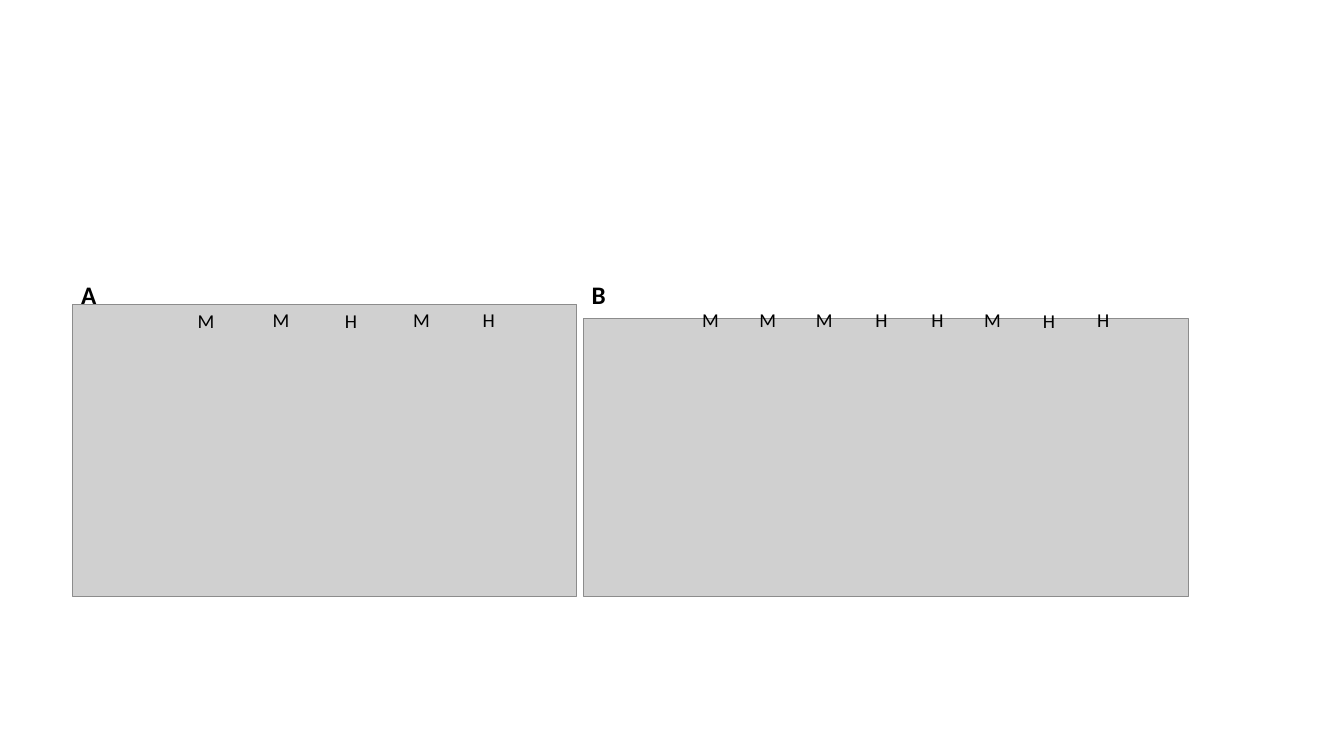
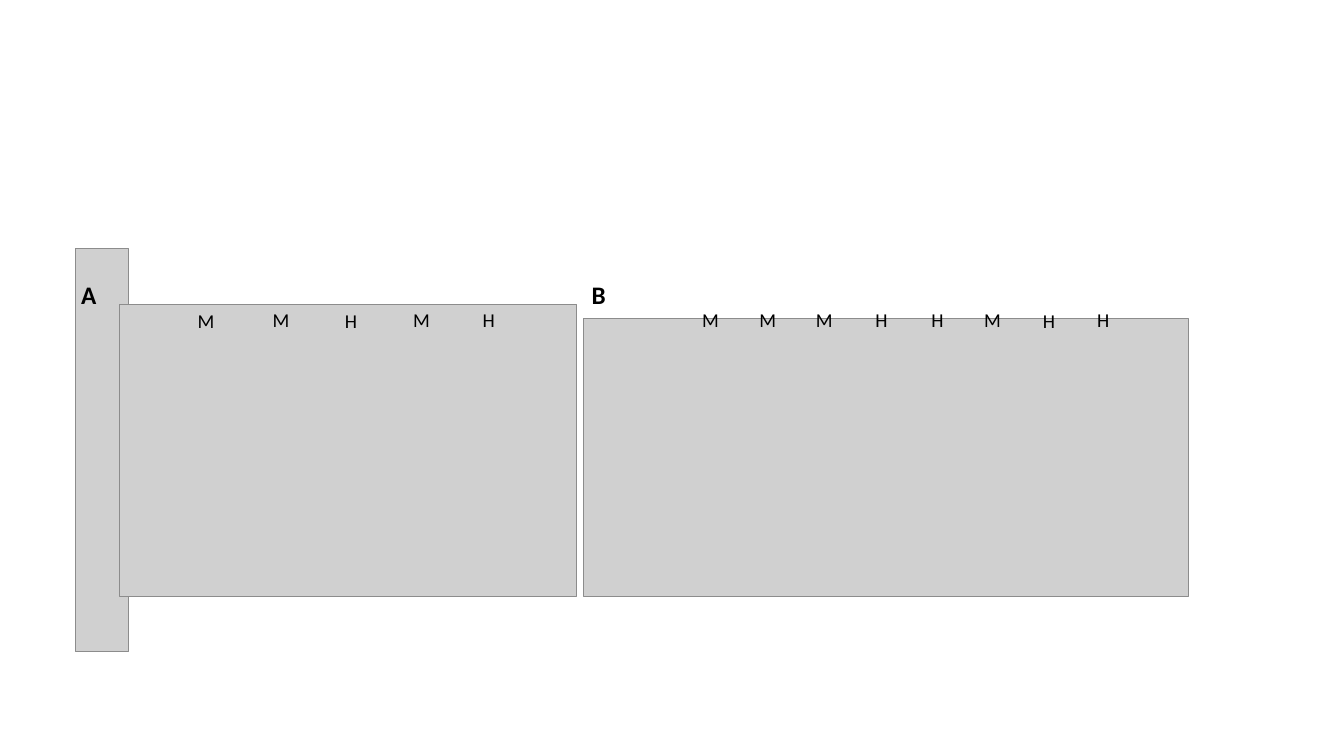
Before and after one commit to coleoguy/microsat, a slide deck: slide 1 of figures/fig2.parts/figure2.pptx. Drawn at 1344x756 pixels with LibreOffice and Linux fonts; fonts in the diff are those of the drawing; grey boxes stand for pictures. Boxes give left, top, right and bottom in pixels: in the first picture for what was removed or moved away, otherwise in the second. Text is boxed around its words. In the diff, an @@ line names an element or a change of style, - is before the commit and + after.

```diff
--- a/figures/fig2.parts/figure2.pptx
+++ b/figures/fig2.parts/figure2.pptx
@@ picture added at (76,249,129,652) @@
@@ picture: place and size @@
-picture at (73,304,577,597)
+picture at (119,304,577,597)
```
Also in this commit, not shown: 3 other files.
